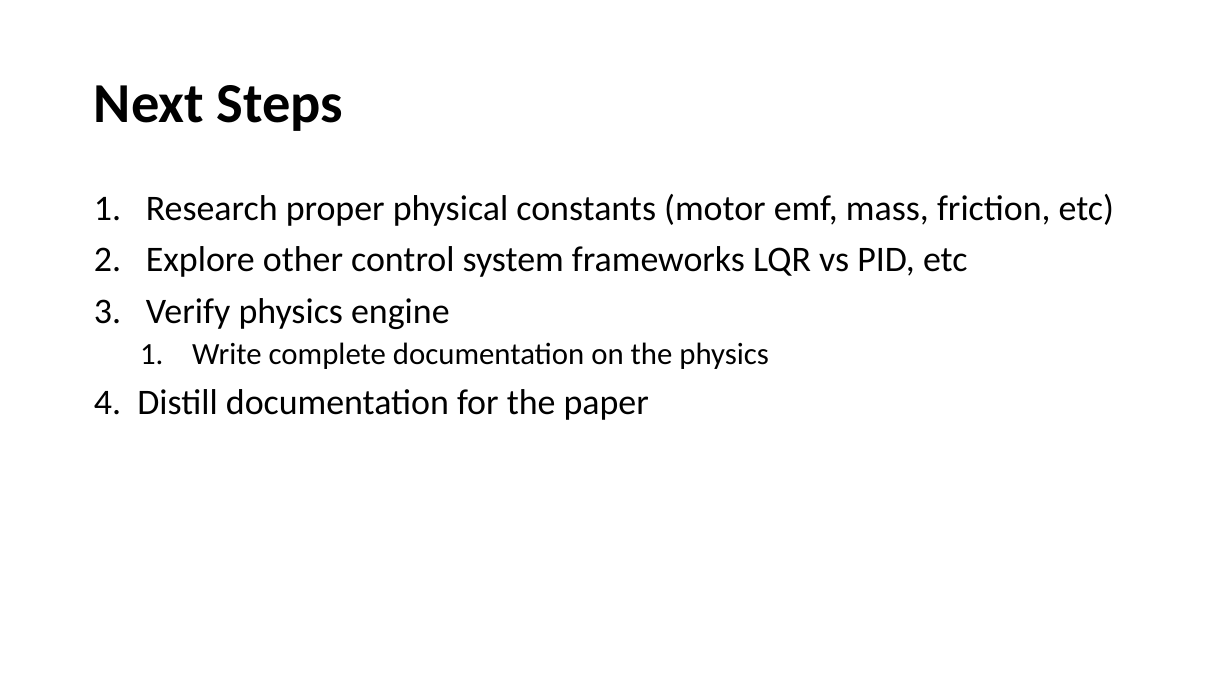
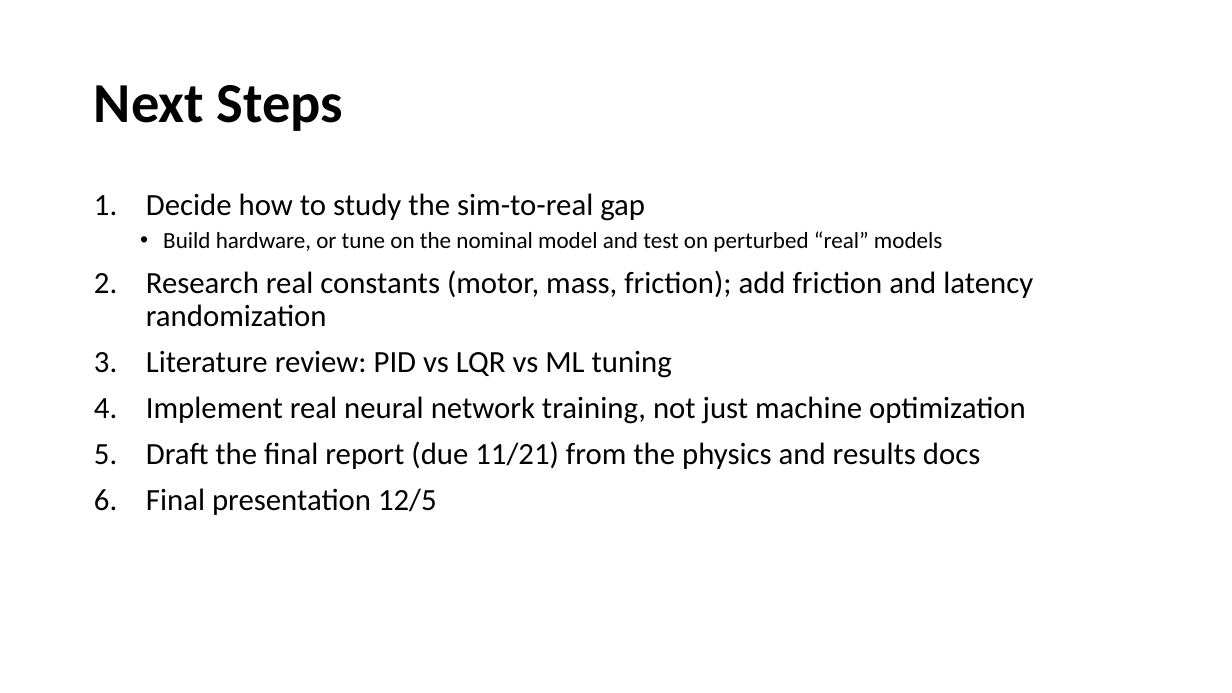
Before and after one commit to evandm4/engr-10301h-balancing-robot, a slide deck: slide 8 of docs/Evan Moore Progress Update.pptx (slide 7 before the commit). Drawn at 1232x693 pixels with LibreOffice and Linux fonts; fonts in the diff are those of the drawing. Boxes give left, top, right and bottom in pixels: in the first picture for what was removed or moved away, otherwise in the second. Text is boxed around its words. In the diff, an @@ line names an element or a change of style, - is before the commit and + after.

```diff
--- a/docs/Evan Moore Progress Update.pptx
+++ b/docs/Evan Moore Progress Update.pptx
@@ text at (x1=146, y1=193, x2=1033, y2=515): text changed; size 28 to 24 pt @@
-1. Research proper physical constants (motor emf, mass, friction, etc)
-2. Explore other control system frameworks LQR vs PID, etc
-3. Verify physics engine
-  1. Write complete documentation on the physics
-4. Distill documentation for the paper
+1. Decide how to study the sim-to-real gap
+  • Build hardware, or tune on the nominal model and test on perturbed “real” models
+2. Research real constants (motor, mass, friction); add friction and latency randomization
+3. Literature review: PID vs LQR vs ML tuning
+4. Implement real neural network training, not just machine optimization
+5. Draft the final report (due 11/21) from the physics and results docs
+6. Final presentation 12/5
```
Also in this commit, not shown: 4 other slides changed, 3 slides added, 2 slides removed, 2 other files.
